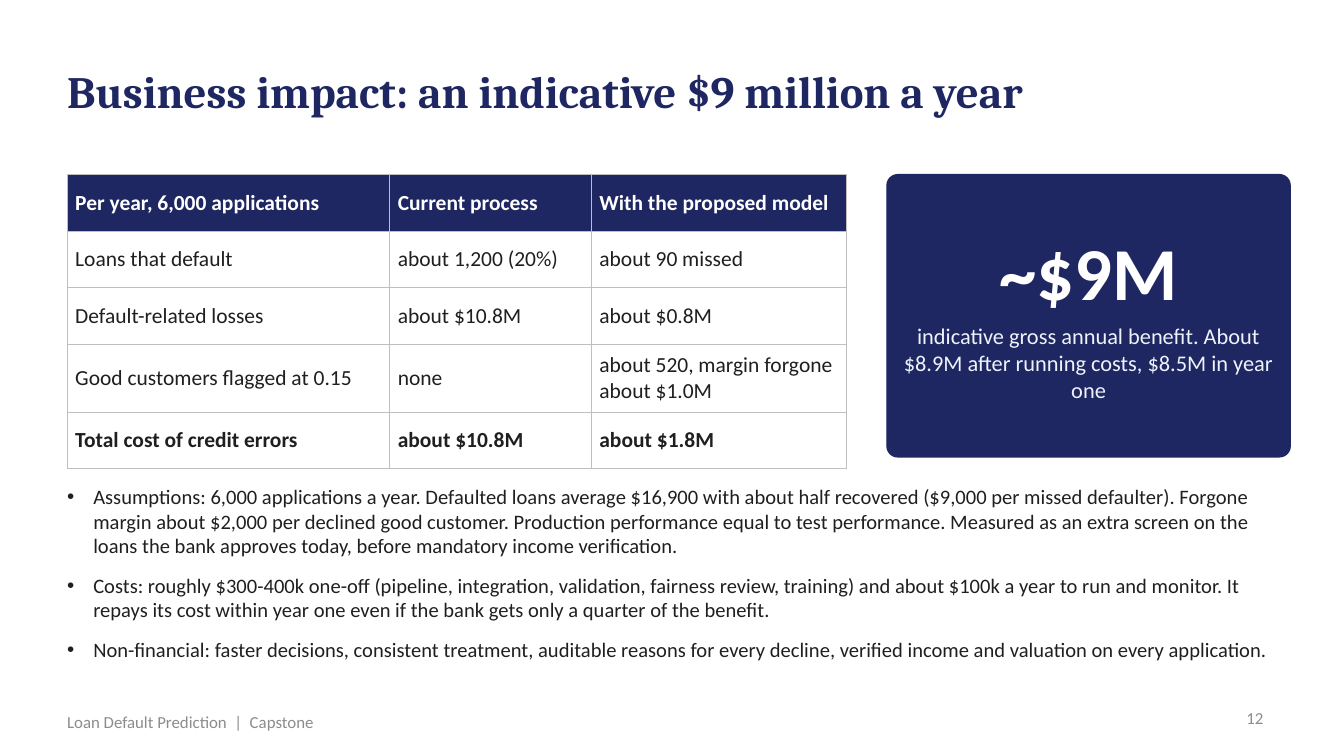
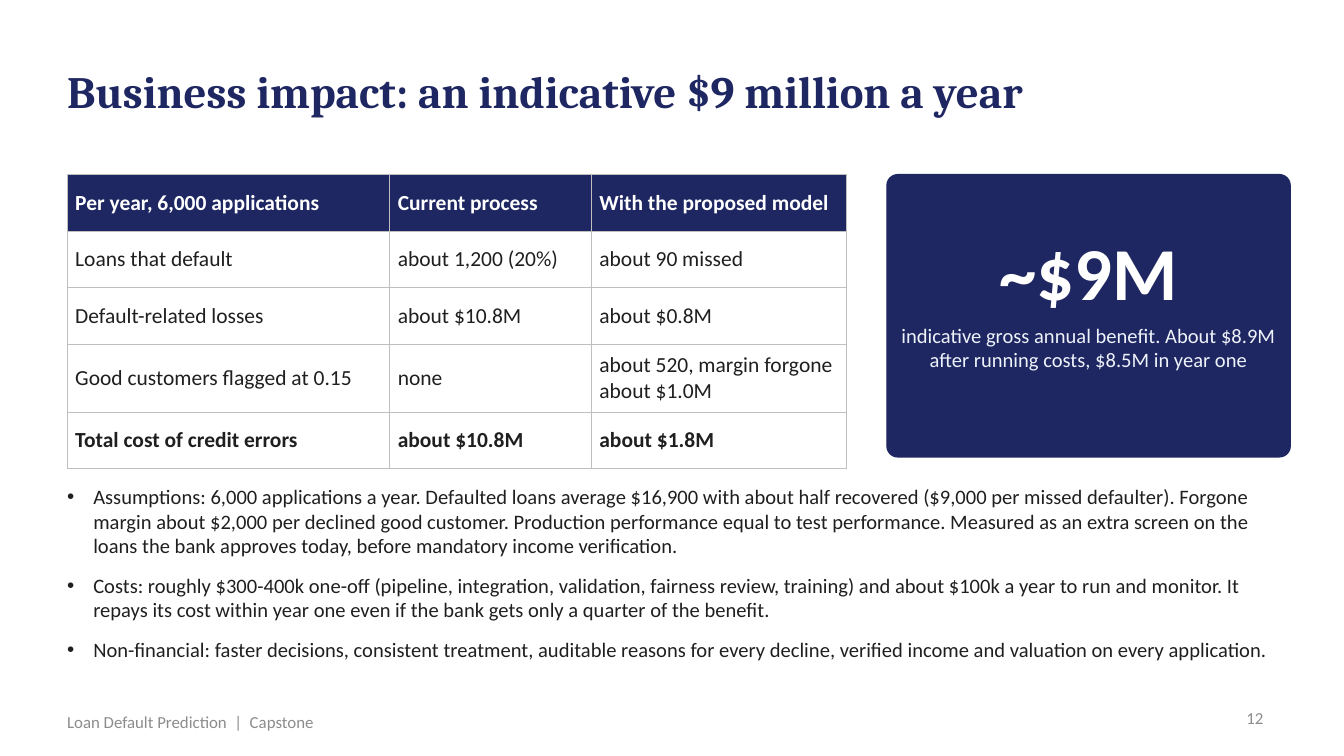
Before and after one commit to shubham1891/Personal-code, a slide deck: slide 12 of presentation/Loan_Default_Prediction_Presentation.pptx. Drawn at 1344x756 pixels with LibreOffice and Linux fonts; fonts in the diff are those of the drawing. Boxes give left, top, right and bottom in pixels: in the first picture for what was removed or moved away, otherwise in the second. Text is boxed around its words. In the diff, an @@ line names an element or a change of style, - is before the commit and + after.

```diff
--- a/presentation/Loan_Default_Prediction_Presentation.pptx
+++ b/presentation/Loan_Default_Prediction_Presentation.pptx
@@ text "indicative gross annual benefit. About ..." at box(901, 328, 1275, 371): size 12 to 11 pt @@
```
Also in this commit, not shown: 4 other slides changed, 20 other files.
